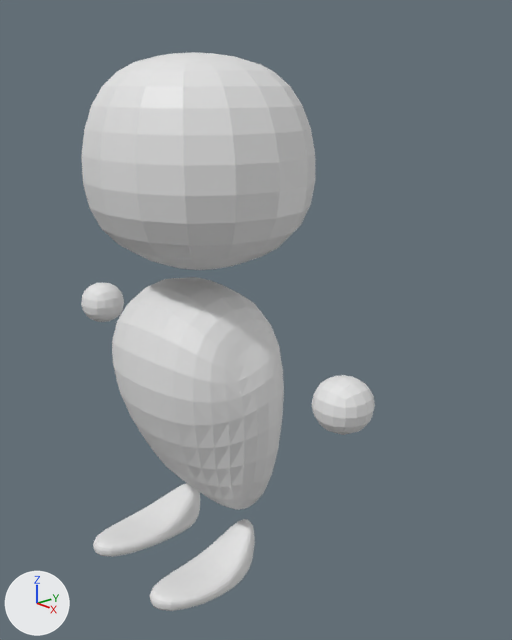
Two versions of the Blender file Assets/Blender/player.blend, one commit apart.
Both versions are drawn from a 50 mm lens placed at (4.32, -3.23, 3.79), pointed at (0.26, 0.37, 1.99). Arrows for +X, +Y and +Z are at lower left; the lights stay in place.
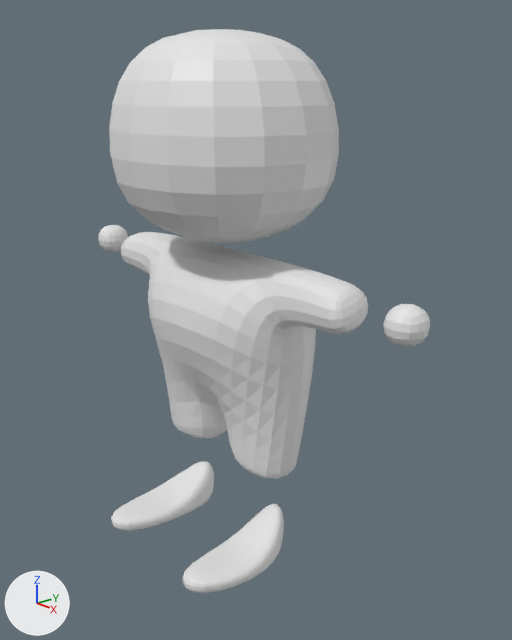
Pixel boxes [x1, y1, x2, y2] of what changed, in the pictures (512 x 640 px; the box of a moved part takes in the faces that stretch with it):
'Cube.001', reshaped (13% wider)
    before: [81, 52, 375, 611]
    after: [98, 29, 430, 593]
part 1 of me_cube_001, moved or reshaped
    before: [81, 52, 315, 270]
    after: [109, 29, 339, 244]
part 2 of me_cube_001, added
    after: [98, 225, 128, 252]
part 3 of me_cube_001, added
    after: [383, 304, 430, 347]
part 4 of me_cube_001, moved or reshaped
    before: [93, 483, 200, 557]
    after: [111, 461, 214, 531]
part 5 of me_cube_001, moved or reshaped
    before: [150, 519, 255, 611]
    after: [183, 504, 284, 593]
part 6 of me_cube_001, rebuilt
    before: [112, 277, 284, 510]
    after: [121, 232, 368, 478]
part 7 of me_cube_001, deleted
    before: [81, 283, 124, 322]
part 8 of me_cube_001, deleted
    before: [312, 375, 375, 435]

Patch to the scene script:
```diff
--- a/Assets/Blender/player.blend.py
+++ b/Assets/Blender/player.blend.py
@@ me_cube_001 @@
 # used by ob_cube_001; location = (0.0, 0.0, 0.0); scale = (0.5, 0.5, 0.5)
-me_cube_001.from_pydata(...)  # 92 vertices, 80 faces; spans x -3.58..3.54, y -1.8..1.85, z -0.21..8.09
+me_cube_001.from_pydata(...)  # 116 vertices, 104 faces; spans x -3.87..3.9, y -1.31..2.34, z -0.02..8.42
+# me_cube_001 part 1: the loose piece of 16 vertices spanning x -2.02..2.01, y -1.8..1.85, z 4.81..8.09 is moved by (0.0, 0.49, 0.33)
+# me_cube_001 part 2: a new loose piece, a box spanning x -3.87..-3.2, y 0.23..0.93, z 4.38..5.02
+# me_cube_001 part 3: a new loose piece, a box spanning x 3.23..3.9, y 0.23..0.93, z 4.38..5.02
+# me_cube_001 part 4: the loose piece of 18 vertices spanning x -1.44..-0.29, y -1.76..0.53, z -0.2..0.84 is moved by (-0.2, 0.49, 0.19)
+# me_cube_001 part 5: the loose piece of 18 vertices spanning x 0.29..1.44, y -1.76..0.53, z -0.21..0.84 is moved by (0.2, 0.49, 0.19)
+# me_cube_001 part 6: the loose piece of 24 vertices spanning x -1.71..1.71, y -1.51..1.07, z 0.36..4.86 is rebuilt with 48 vertices and now spans x -2.87..2.87, y -0.83..1.59, z 0.99..5.15
+# me_cube_001 part 7: the loose piece of 8 vertices spanning x -3.58..-2.62, y -0.47..0.48, z 3.15..4.06 is deleted
+# me_cube_001 part 8: the loose piece of 8 vertices spanning x 2.58..3.54, y -0.47..0.48, z 3.15..4.06 is deleted
```
